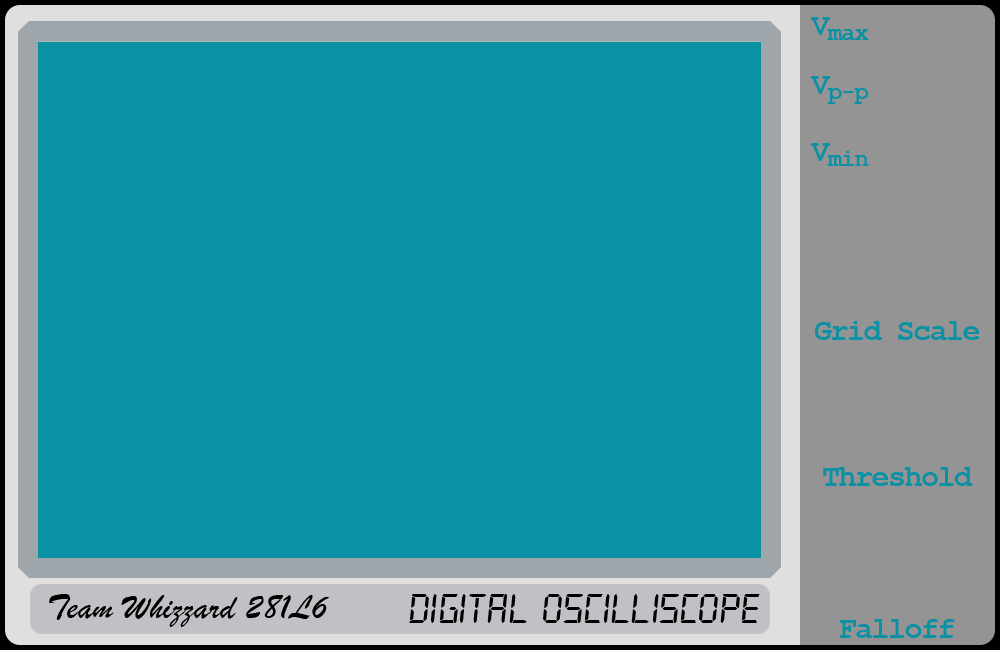
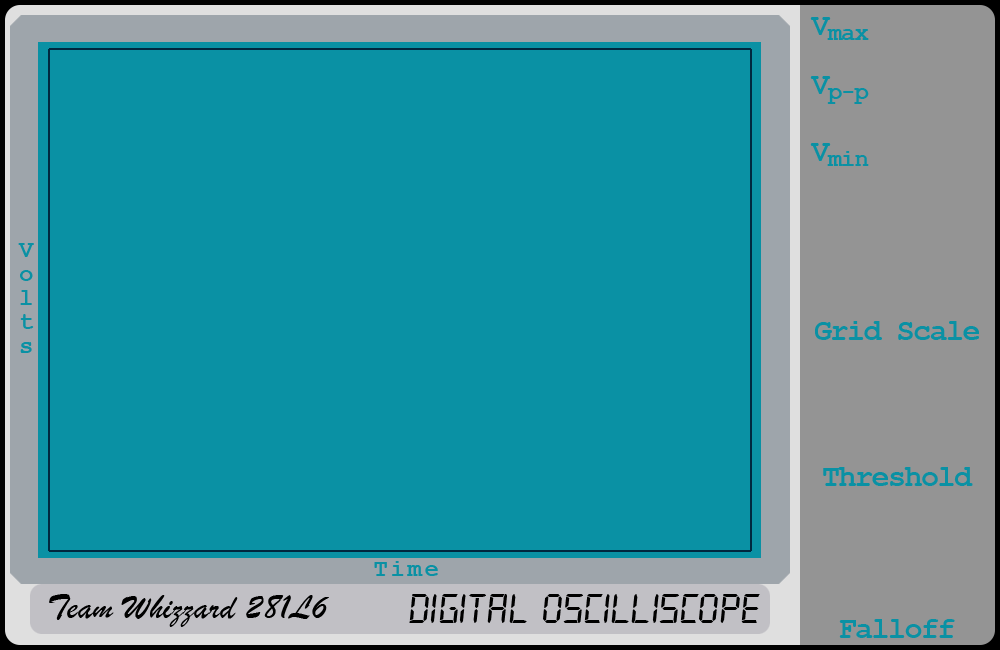
The second w=1000, h=650 image is a revision of the first. Changes to its layers:
added layer "Time" above "Volts" over <box>374,561,438,576</box>
added layer "Volts" above "Falloff" over <box>18,243,34,353</box>
showed "Layer 5" over <box>48,48,752,552</box>
painted on "Layer 3" over <box>10,15,790,584</box>
